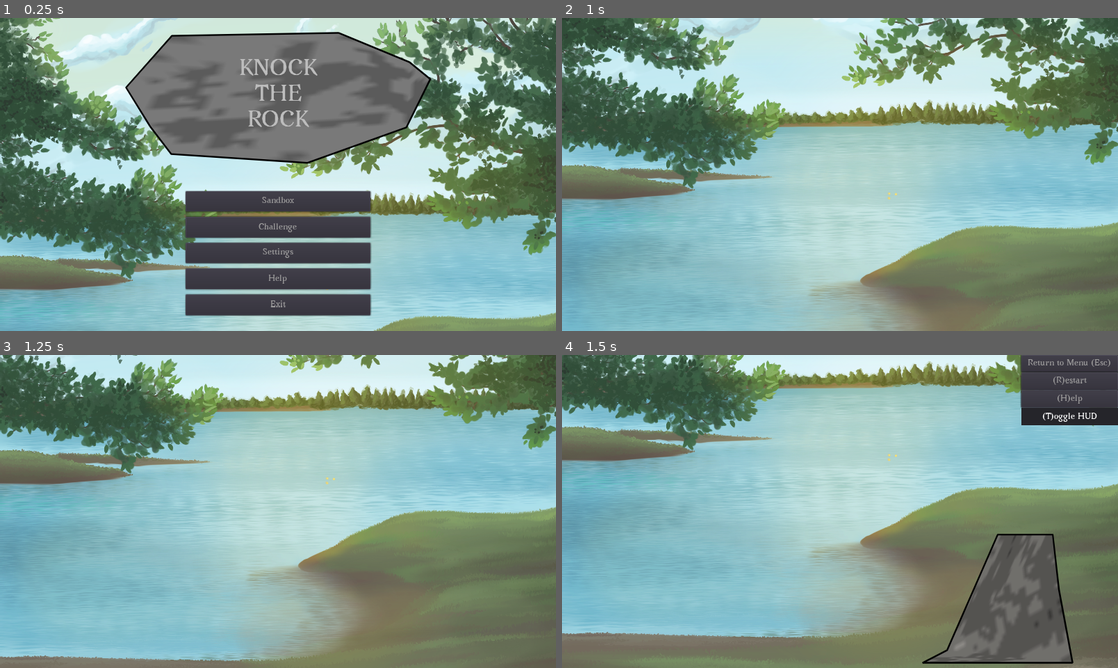
Above: before the commit, frames 1-4 (two rows, left to right).
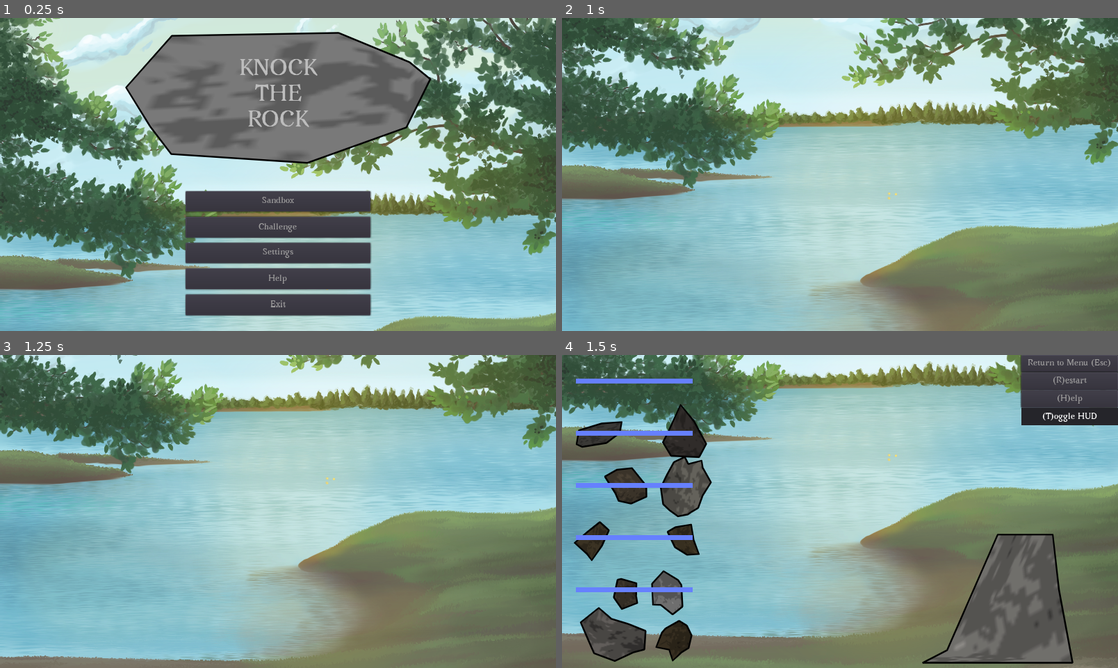
Above: after the commit, the same moments.

Repository: ebrahimebrahim/knock-the-rock
Game: Godot game, scene res://MenuScreen.tscn
Same seed, same stepped clock (60 frames per second), same inputs: the game is played once before the commit and once after it.
Inputs (mouse positions are in pixels of both pictures, inside the frame that each line leads up to):
- Up to frame 1 (0.25 s): no input
- Up to frame 2 (1 s): click "Challenge" at 0.5 s
- Up to frame 3 (1.25 s): no input
- Up to frame 4 (1.5 s): move the mouse to (962, 495) at 1.27 s; press the mouse at (962, 495) at 1.28 s

Frames 1-3 are identical in both runs. In frame 4, 7.8% of the frame differs, in the area x 2-27%, y 7-98%.

Commit message:
challenge mode now spawns 10 rocks (a bunch fall off right away though)

Diff:
--- a/ktr/GameBase.gd
+++ b/ktr/GameBase.gd
@@ -51,7 +51,7 @@
 
 func random_point_on_line(line : Line2D):
 	assert(len(line.points)==2)
-	return line.points[0]+randf()*(line.points[1] - line.points[0])
+	return (line.points[0]+randf()*(line.points[1] - line.points[0]))-line.global_position
 
 func _on_return():
 	if scrolling_bg : get_tree().quit() # allows double tap esc to quit
--- a/ktr/GameChallenge.gd
+++ b/ktr/GameChallenge.gd
@@ -1 +1,5 @@
 extends "res://GameBase.gd"
+
+func _ready():
+	for spawn_line in $RockSpawnLines.get_children():
+		spawn_rocks((10/$RockSpawnLines.get_child_count()),spawn_line)
--- a/ktr/GameChallenge.tscn
+++ b/ktr/GameChallenge.tscn
@@ -5,3 +5,25 @@
 
 [node name="GameChallenge" instance=ExtResource( 1 )]
 script = ExtResource( 2 )
+
+[node name="RockSpawnLines" type="Node" parent="." index="3"]
+
+[node name="RockSpawnLine1" type="Line2D" parent="RockSpawnLines" index="0"]
+position = Vector2( 0, -250 )
+points = PoolVector2Array( 25, 300, 250, 300 )
+
+[node name="RockSpawnLine2" type="Line2D" parent="RockSpawnLines" index="1"]
+position = Vector2( 0, -150 )
+points = PoolVector2Array( 25, 300, 250, 300 )
+
+[node name="RockSpawnLine3" type="Line2D" parent="RockSpawnLines" index="2"]
+position = Vector2( 0, -50 )
+points = PoolVector2Array( 25, 300, 250, 300 )
+
+[node name="RockSpawnLine4" type="Line2D" parent="RockSpawnLines" index="3"]
+position = Vector2( 0, 50 )
+points = PoolVector2Array( 25, 300, 250, 300 )
+
+[node name="RockSpawnLine5" type="Line2D" parent="RockSpawnLines" index="4"]
+position = Vector2( 0, 150 )
+points = PoolVector2Array( 25, 300, 250, 300 )
